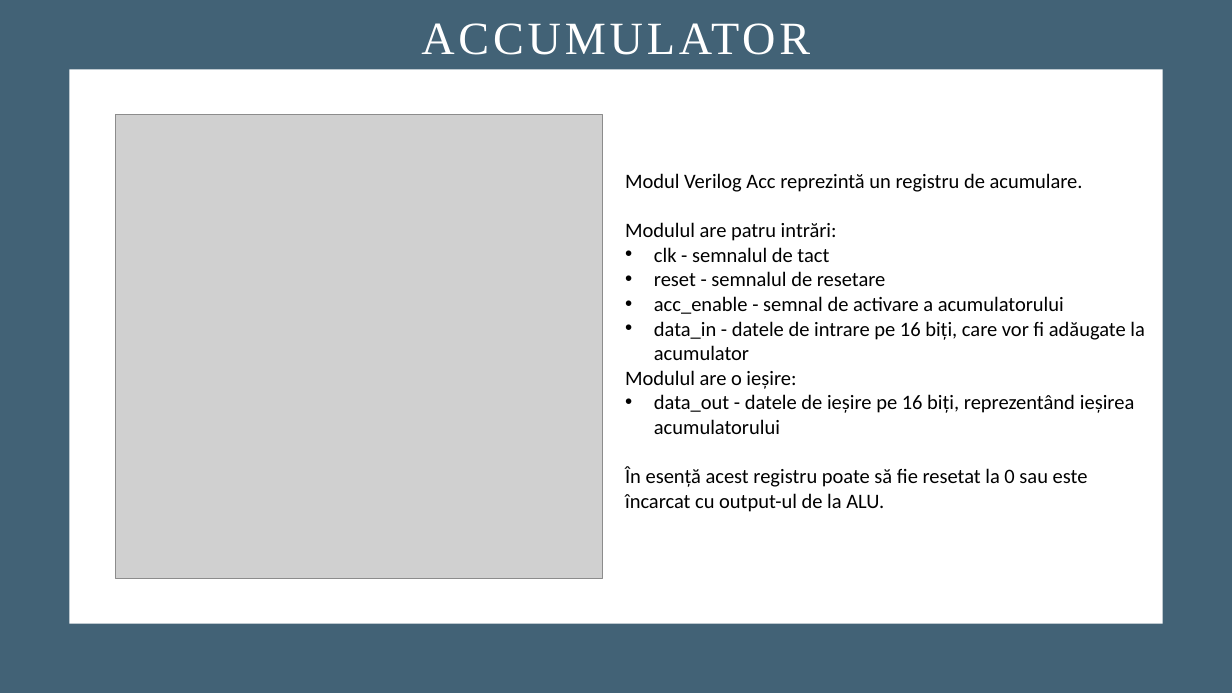
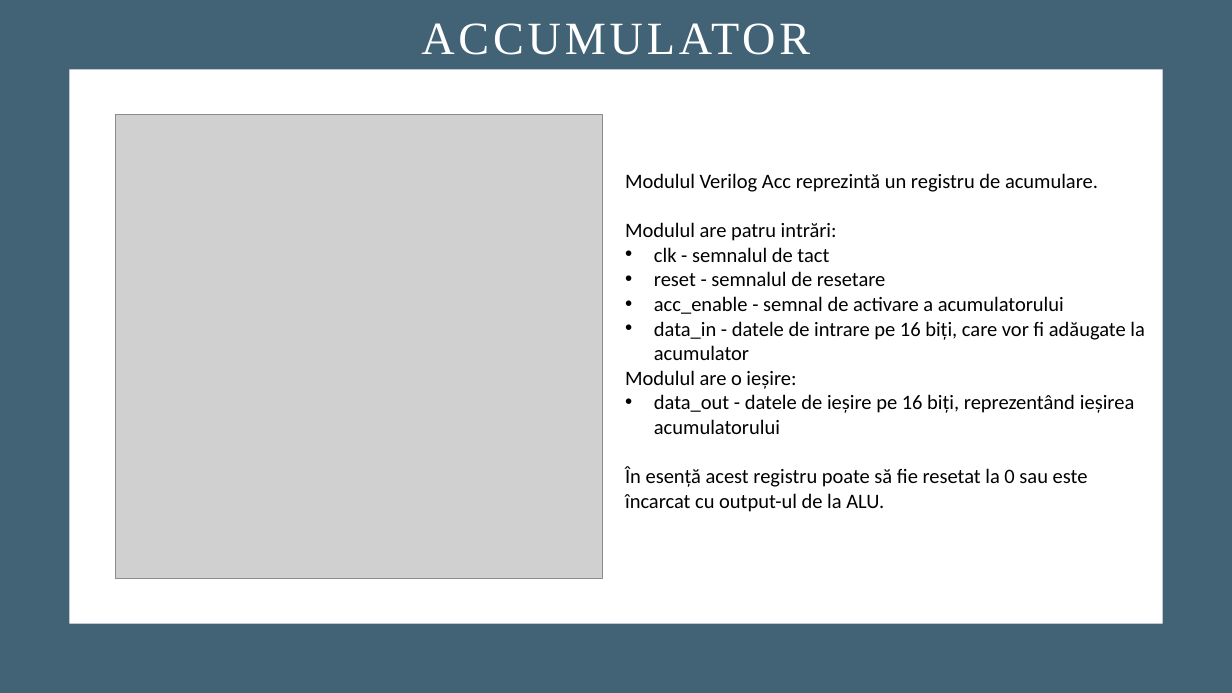
Before and after one commit to stefanfaur/fdt16, a slide deck: slide 15 of Final.pptx. Drawn at 1232x693 pixels with LibreOffice and Linux fonts; fonts in the diff are those of the drawing; grey boxes stand for pictures. Boxes give left, top, right and bottom in pixels: in the first picture for what was removed or moved away, otherwise in the second. Text is boxed around its words. In the diff, an @@ line names an element or a change of style, - is before the commit and + after.

```diff
--- a/Final.pptx
+++ b/Final.pptx
@@ text at [625,173,1098,192]: text changed @@
-Modul Verilog Acc reprezintă un registru de acumulare.
+Modulul Verilog Acc reprezintă un registru de acumulare.
```
Also in this commit, not shown: 4 other files.
